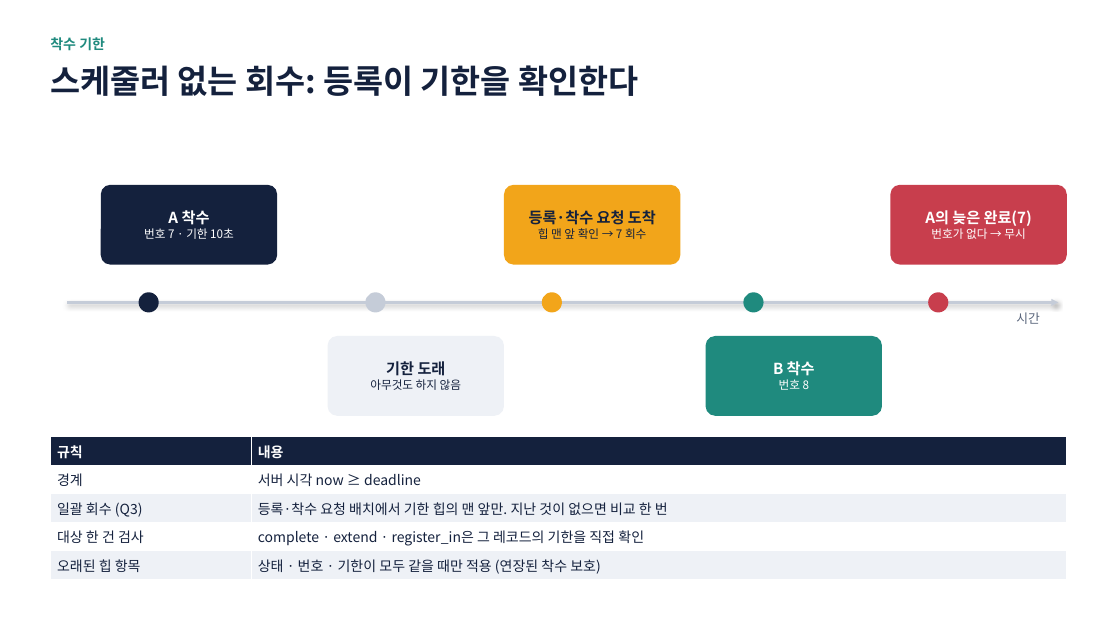
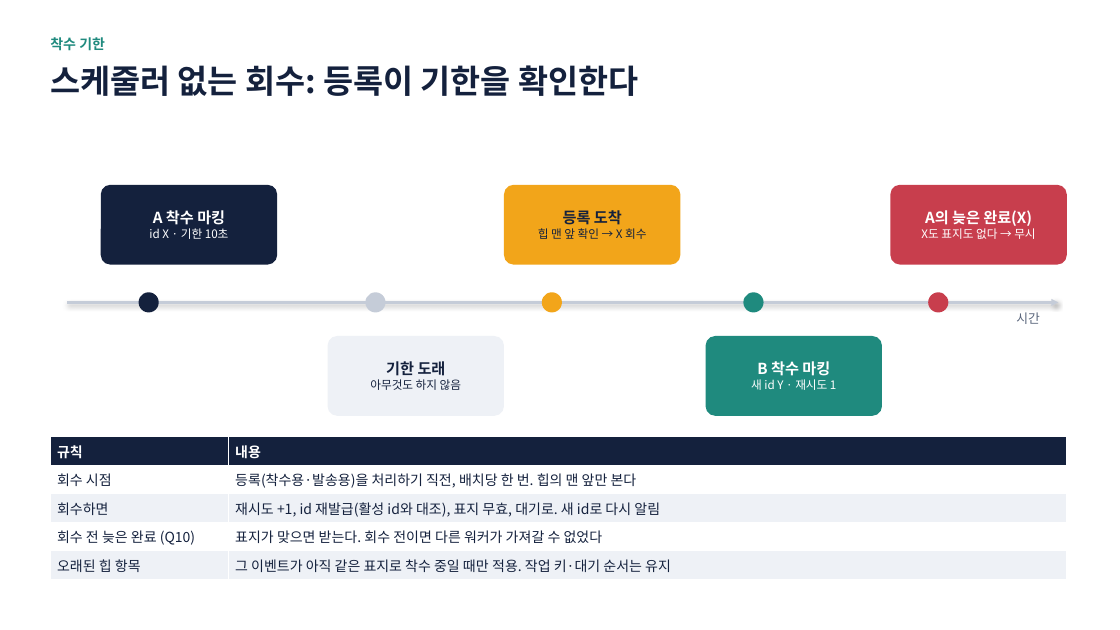
Before and after one commit to hikaMaeng/ruvent, a slide deck: slide 9 of docs/proposals/event-server-redesign.pptx. Drawn at 1120x630 pixels with LibreOffice and Linux fonts; fonts in the diff are those of the drawing. Boxes give left, top, right and bottom in pixels: in the first picture for what was removed or moved away, otherwise in the second. Text is boxed around its words. In the diff, an @@ line names an element or a change of style, - is before the commit and + after.

```diff
--- a/docs/proposals/event-server-redesign.pptx
+++ b/docs/proposals/event-server-redesign.pptx
@@ text in rounded rectangle at [149,210,229,239]: text changed @@
-A 착수
-번호 7 · 기한 10초
+A 착수 마킹
+id X · 기한 10초
@@ text in rounded rectangle at [538,210,646,239]: text changed; size 13 to 10 pt; bold off @@
-등록·착수 요청 도착
-힙 맨 앞 확인 → 7 회수
+등록 도착
+힙 맨 앞 확인 → X 회수
@@ text in rounded rectangle at [921,210,1035,239]: text changed; size 13 to 10 pt; bold off @@
-A의 늦은 완료(7)
-번호가 없다 → 무시
+A의 늦은 완료(X)
+X도 표지도 없다 → 무시
@@ text in rounded rectangle at [751,361,836,390]: text changed; size 13 to 10 pt; bold off @@
-B 착수
-번호 8
+B 착수 마킹
+새 id Y · 재시도 1
@@ table at [50,437,1067,580] @@
-row 2, column 1: 경계
+row 2, column 1: 회수 시점
-row 2, column 2: 서버 시각 now ≥ deadline
+row 2, column 2: 등록(착수용·발송용)을 처리하기 직전, 배치당 한 번. 힙의 맨 앞만 본다
-row 3, column 1: 일괄 회수 (Q3)
+row 3, column 1: 회수하면
-row 3, column 2: 등록·착수 요청 배치에서 기한 힙의 맨 앞만. 지난 것이 없으면 비교 한 번
+row 3, column 2: 재시도 +1, id 재발급(활성 id와 대조), 표지 무효, 대기로. 새 id로 다시 알림
-row 4, column 1: 대상 한 건 검사
+row 4, column 1: 회수 전 늦은 완료 (Q10)
-row 4, column 2: complete · extend · register_in은 그 레코드의 기한을 직접 확인
+row 4, column 2: 표지가 맞으면 받는다. 회수 전이면 다른 워커가 가져갈 수 없었다
-row 5, column 2: 상태 · 번호 · 기한이 모두 같을 때만 적용 (연장된 착수 보호)
+row 5, column 2: 그 이벤트가 아직 같은 표지로 착수 중일 때만 적용. 작업 키·대기 순서는 유지
```
Also in this commit, not shown: 16 other slides changed, 6 slides added, 6 slides removed, 3 other files.
